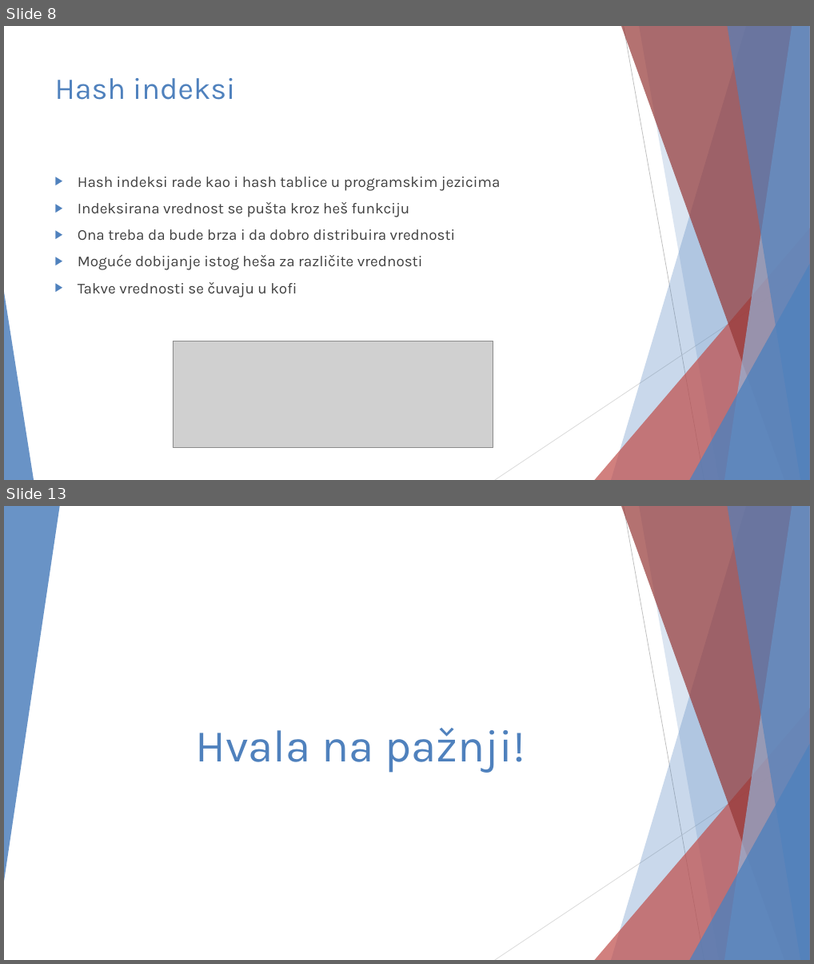
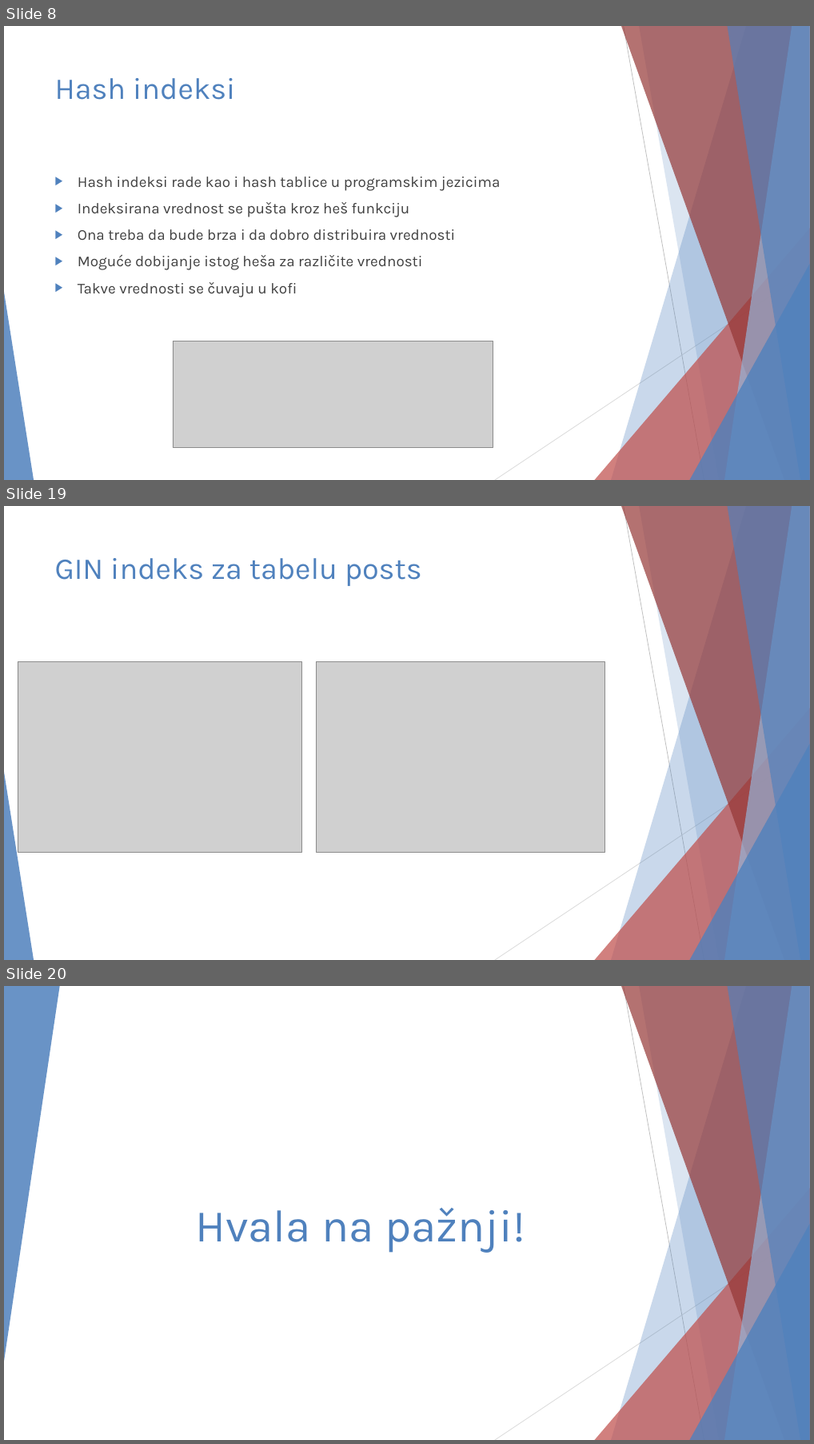
Before and after one commit to JKostov/dbms-1, a slide deck: docs/PostgreSQL - Julije Kostov 1026.pptx. Shown one above the other, each under a label of ours: slides 8 and 13 before the commit, slides 8, 19 and 20 after it; the slides between them are not shown. The pictures are 814x964 and 814x1444 pixels, drawn with LibreOffice and Linux fonts; fonts in the diff are those of the drawing; grey boxes stand for pictures. Boxes give left, top, right and bottom in pixels: in the first picture for what was removed or moved away, otherwise in the second. Text is boxed around its words. In the diff, an @@ line names an element or a change of style, - is before the commit and + after.

```diff
--- a/docs/PostgreSQL - Julije Kostov 1026.pptx
+++ b/docs/PostgreSQL - Julije Kostov 1026.pptx
@@ slide 19 added at [4,506,810,960], background #FFFFFF; not listed: 10 template elements that a slide beside it also shows @@
@@ title added at [55,558,422,586], 36 pt, text #4F81BD @@
+GIN indeks za tabelu posts
@@ picture added at [18,661,302,852] @@
@@ picture added at [317,661,606,852] @@
@@ what was slide 13 is now slide 20 @@
```
Also in this commit, not shown: 2 slides changed, 8 other slides added, 2 slides removed, 1 other file.
